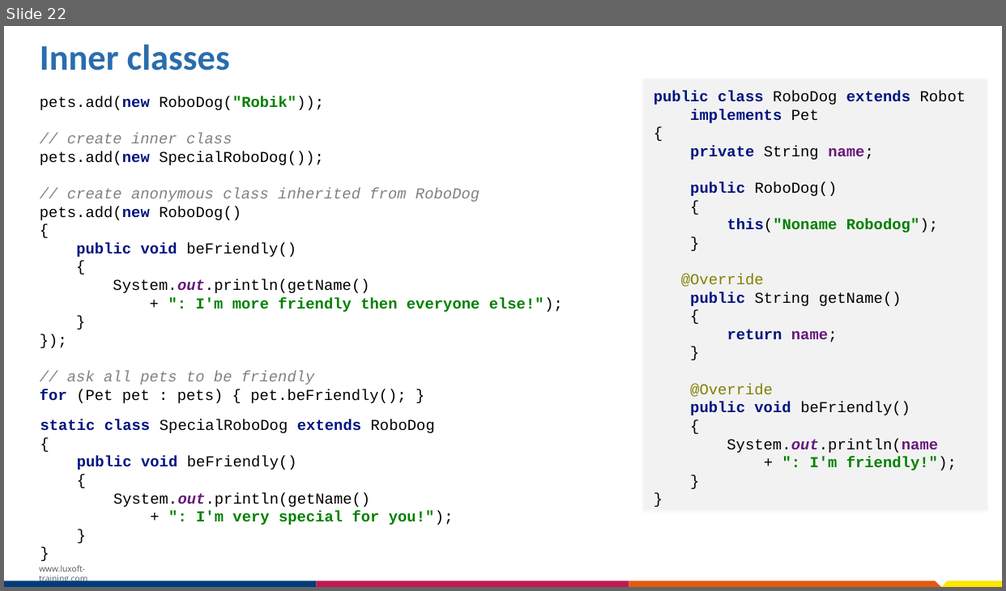
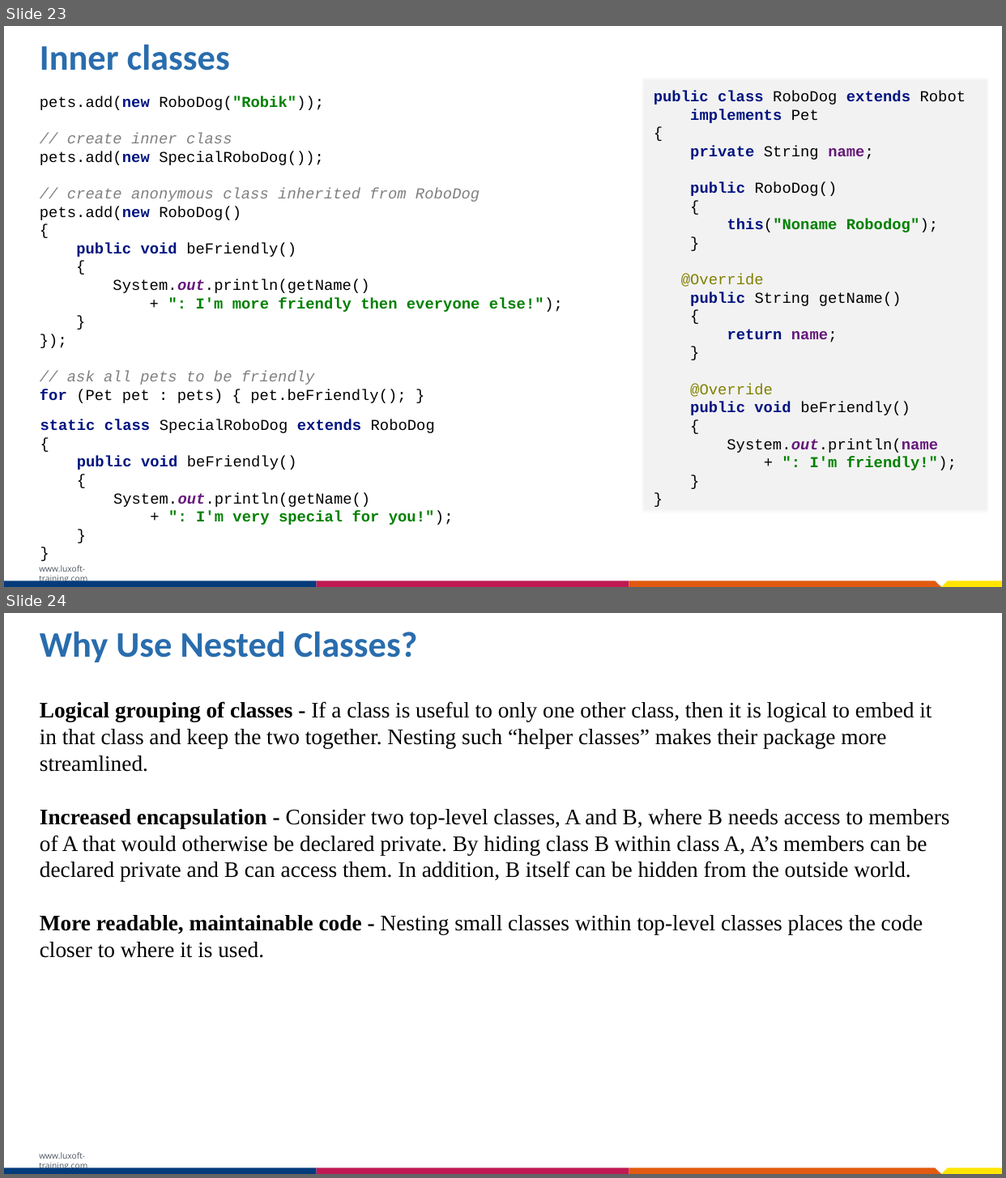
Before and after one commit to bederp/java7m3, a slide deck: resources/java7m3.pptx. Shown one above the other, each under a label of ours: slide 22 before the commit, slides 23 and 24 after it. The pictures are 1006x591 and 1006x1178 pixels, drawn with LibreOffice and Linux fonts; fonts in the diff are those of the drawing; background and template pictures are left out. Boxes give left, top, right and bottom in pixels: in the first picture for what was removed or moved away, otherwise in the second. Text is boxed around its words. In the diff, an @@ line names an element or a change of style, - is before the commit and + after.

```diff
--- a/resources/java7m3.pptx
+++ b/resources/java7m3.pptx
@@ slide 24 added at (4, 613, 1002, 1174), background #FFFFFF; not listed: 6 template elements that a slide beside it also shows @@
@@ text added at (40, 631, 418, 662), 26 pt, text #296DAD, bold @@
+Why Use Nested Classes?
@@ text added at (40, 701, 949, 958), 16 pt, text #000000 @@
+Logical grouping of classes - If a class is useful to only one other class, then it is logical to embed it in that class and keep the two together. Nesting such “helper classes” makes their package more streamlined.
+Increased encapsulation - Consider two top-level classes, A and B, where B needs access to members of A that would otherwise be declared private. By hiding class B within class A, A’s members can be declared private and B can access them. In addition, B itself can be hidden from the outside world.
+More readable, maintainable code - Nesting small classes within top-level classes places the code closer to where it is used.
@@ what was slide 22 is now slide 23 @@
```
Also in this commit, not shown: 1 slide changed, 2 other slides added, 1 other file.
